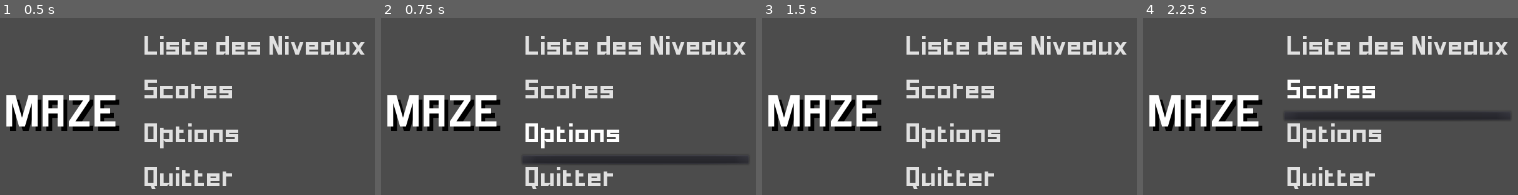
Above: before the commit, frames 1-4 (left to right).
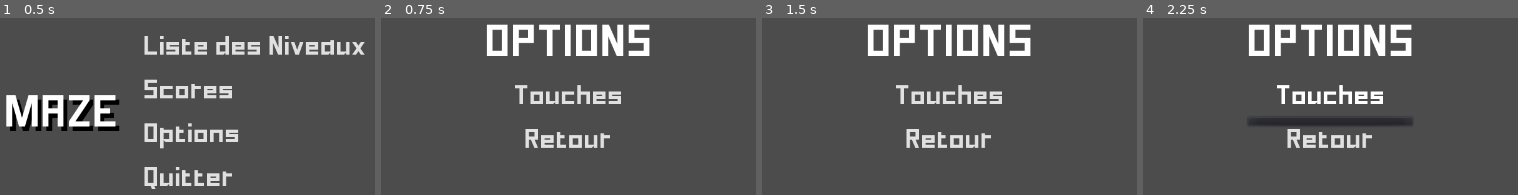
Above: after the commit, the same moments.

Repository: arlr/Maze
Game: Godot game, scene res://Menus/Main_Menu/MainMenu.tscn
The game is run twice, just before and just after one commit, with the same random seed, the same clock (stepped at 60 frames per second) and the same inputs.
Inputs (mouse positions are in pixels of both pictures, inside the frame that each line leads up to):
- Up to frame 1 (0.5 s): no input
- Up to frame 2 (0.75 s): click "Options" at 0.5 s
- Up to frame 3 (1.5 s): click (1017, 44) at 1.25 s, where only the run before the commit has a clickable "Liste des Niveaux"
- Up to frame 4 (2.25 s): click (1330, 94) at 2 s, where only the run after the commit has a clickable "Touches"

Frame 1 is identical in both runs. In frame 2, 19% of the frame differs, in the area x 1-98%, y 3-97%; in frame 3, 16%; in frame 4, 19%.

Commit message:
ajout de la redirection vers le menu Option à l'appuis sur le bouton

Diff:
--- a/Menus/Main_Menu/MainMenu.gd
+++ b/Menus/Main_Menu/MainMenu.gd
@@ -11,5 +11,9 @@
 func _on_BP_ListeLvl_pressed():
 	VariableGlobal.goto_scene("res://Menus/LevelSelector/LevelSelector.tscn")
 
+
+func _on_BP_Options_pressed():
+	VariableGlobal.goto_scene("res://Menus/Options/OptionMenu.tscn")
+
 func _on_BP_Quitter_pressed():
 	get_tree().quit()
--- a/Menus/Main_Menu/MainMenu.tscn
+++ b/Menus/Main_Menu/MainMenu.tscn
@@ -70,4 +70,5 @@
 text = "Quitter"
 align = 0
 [connection signal="pressed" from="HBoxContainer/VBoxContainer/BP_ListeLvl" to="." method="_on_BP_ListeLvl_pressed"]
+[connection signal="pressed" from="HBoxContainer/VBoxContainer/BP_Options" to="." method="_on_BP_Options_pressed"]
 [connection signal="pressed" from="HBoxContainer/VBoxContainer/BP_Quitter" to="." method="_on_BP_Quitter_pressed"]
